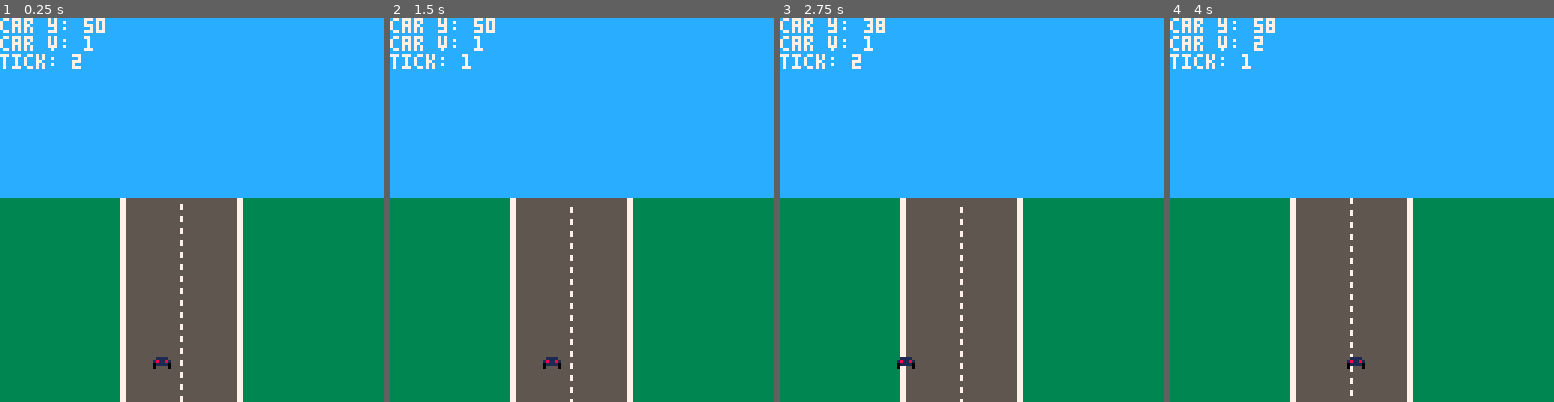
Above: before the commit, frames 1-4 (left to right).
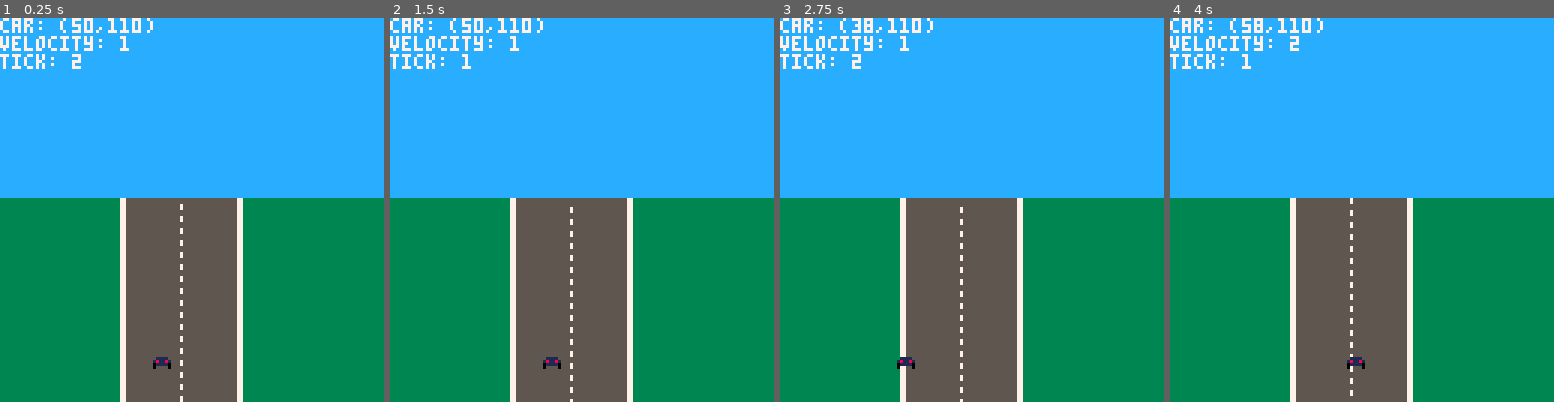
Above: after the commit, the same moments.

Repository: whoisjake/pico-8-carts
Game: PICO-8 cartridge car.p8
The game is run twice, just before and just after one commit, with the same random seed, the same clock (stepped at 60 frames per second) and the same inputs.
Inputs:
- Up to frame 1 (0.25 s): no input
- Up to frame 2 (1.5 s): no input
- Up to frame 3 (2.75 s): hold Left 1.97-2.37 s; hold Down from 2.42 s (still down)
- Up to frame 4 (4 s): release Down at 2.82 s; hold Right 2.87-3.53 s; hold Up from 3.58 s (still down)

The runs differ from the first frame. In frame 1, 0.9% of the frame differs, in the area x 0-40%, y 0-9%; in frame 2, 0.9%; in frame 3, 0.9%; in frame 4, 0.9%.

Commit message:
Modularize the drawing functions

Diff:
--- a/car.p8
+++ b/car.p8
@@ -1,10 +1,27 @@
 pico-8 cartridge // http://www.pico-8.com
 version 7
 __lua__
+// car
 car_x = 50
 car_v = 1
+car_y = 110
+
+// lines
 offset = 0
+
+// timing
 tick = 0
+
+// sprites
+car_s = 1
+line_s = 2
+cone_s = 3
+const_s = 4
+oil_s = 5
+r_turn_s = 6
+l_turn_s = 7
+flag_s = 9
+cactus_s = 10
 
 function _init()
 end
@@ -33,38 +50,59 @@
  if(car_x < 35) then car_x = 35 end
 end
 
+function draw_sky()
+	rectfill(0,0,127,60,12)
+end
+
+function draw_ground()
+	rectfill(0,60,127,127,3)
+end
+
+function draw_road()
+ rectfill(40,60,80,127,5)
+ rectfill(40,60,41,127,7)
+ rectfill(79,60,80,127,7)
+
+ for i=0,11 do
+  l_x = 60 + (i*8) + offset
+  spr(line_s,60,l_x)
+ end
+end
+
+function draw_scenery()
+end
+
+function draw_baddies()
+end
+
+function draw_car()
+ spr(car_s,car_x,car_y)
+
+ print("car: ("..car_x..","..car_y..")")
+ print("velocity: "..car_v)
+ print("tick: "..tick)
+end
+
 function _draw()
  cls()
  palt(2,true)
  palt(0,false)
- rectfill(0,0,127,127,12)
- rectfill(0,60,127,127,3)
- rectfill(40,60,80,127,5)
- rectfill(40,60,41,127,7)
- rectfill(79,60,80,127,7)
-
- for i=0,11 do
-  l_x = 60 + (i*8) + offset
-  spr(2,60,l_x)
- end
-
- spr(1,car_x,110)
-
- print("car y: "..car_x)
- print("car v: "..car_v)
- print("tick: "..tick)
-end
-
-
+ draw_sky()
+ draw_ground()
+ draw_scenery()
+ draw_road()
+ draw_car()
+ draw_baddies()
+end
 __gfx__
-00000000222222227222222229222222929222222000222287787787787787784bcb222200000000000000000000000000000000000000000000000000000000
-00000000222222227222222299922222777222220000022278778778877877874cb2222200000000000000000000000000000000000000000000000000000000
-00000000222222222222222222222222727222222000002287787787787787784b22222200000000000000000000000000000000000000000000000000000000
-00000000221111222222222222222222222222222000002222222222222222224222222200000000000000000000000000000000000000000000000000000000
-00000000218118127222222222222222222222222200002222222222222222224222222200000000000000000000000000000000000000000000000000000000
-00000000201111027222222222222222222222222220200222222222222222222222222200000000000000000000000000000000000000000000000000000000
-00000000202222022222222222222222222222222222220222222222222222222222222200000000000000000000000000000000000000000000000000000000
-00000000222222222222222222222222222222222222222222222222222222222222222200000000000000000000000000000000000000000000000000000000
+00000000222222227222222229222222929222222000222287787787787787784bcb22222b2b2222000000000000000000000000000000000000000000000000
+00000000222222227222222299922222777222220000022278778778877877874cb222222bbb2222000000000000000000000000000000000000000000000000
+00000000222222222222222222222222727222222000002287787787787787784b222222222b2b22000000000000000000000000000000000000000000000000
+000000002211112222222222222222222222222220000022222222222222222242222222222bbb22000000000000000000000000000000000000000000000000
+000000002181181272222222222222222222222222000022222222222222222242222222222b2222000000000000000000000000000000000000000000000000
+00000000201111027222222222222222222222222220200222222222222222222222222222222222000000000000000000000000000000000000000000000000
+00000000202222022222222222222222222222222222220222222222222222222222222222222222000000000000000000000000000000000000000000000000
+00000000222222222222222222222222222222222222222222222222222222222222222222222222000000000000000000000000000000000000000000000000
 00000000000000000000000000000000000000000000000000000000000000000000000000000000000000000000000000000000000000000000000000000000
 00000000000000000000000000000000000000000000000000000000000000000000000000000000000000000000000000000000000000000000000000000000
 00000000000000000000000000000000000000000000000000000000000000000000000000000000000000000000000000000000000000000000000000000000
